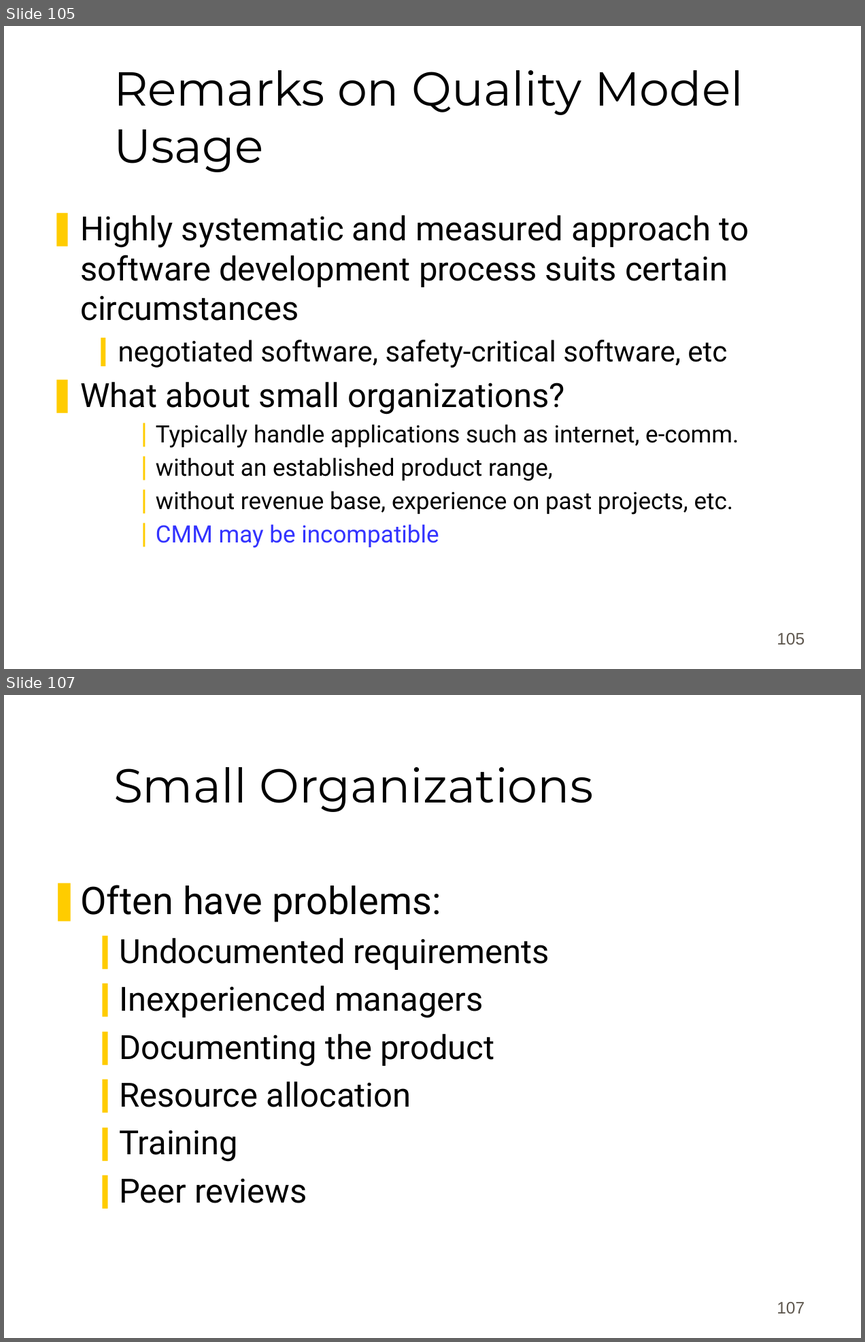
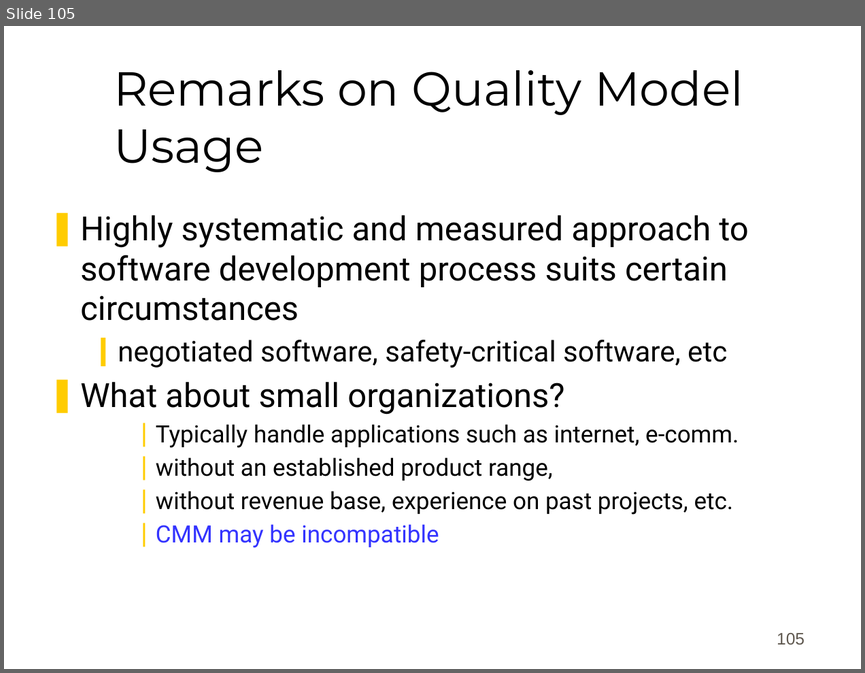
Before and after one commit to mananmongia/clg, a slide deck: SE/lect14.ppt. Shown one above the other, each under a label of ours: slides 105 and 107 before the commit, slide 105 after it; the slides between them are not shown. The pictures are 865x1342 and 865x673 pixels, drawn with LibreOffice and Linux fonts; fonts in the diff are those of the drawing; background and template pictures are left out. Boxes give left, top, right and bottom in pixels: in the first picture for what was removed or moved away, otherwise in the second. Text is boxed around its words. In the diff, an @@ line names an element or a change of style, - is before the commit and + after.

```diff
--- a/SE/lect14.ppt
+++ b/SE/lect14.ppt
@@ slide 107 removed at [4, 695, 861, 1338], background #FFFFFF @@
@@ title removed at [113, 767, 593, 812] @@
-Small Organizations
@@ text removed at [80, 885, 549, 1203] @@
-❚ Often have problems:
-  ❙ Undocumented requirements
-  ❙ Inexperienced managers
-  ❙ Documenting the product
-  ❙ Resource allocation
-  ❙ Training
-  ❙ Peer reviews
@@ page number removed at [776, 1302, 804, 1313] @@
-107
```
Also in this commit, not shown: 56 slides changed, 5 other slides removed, 11 other files.
